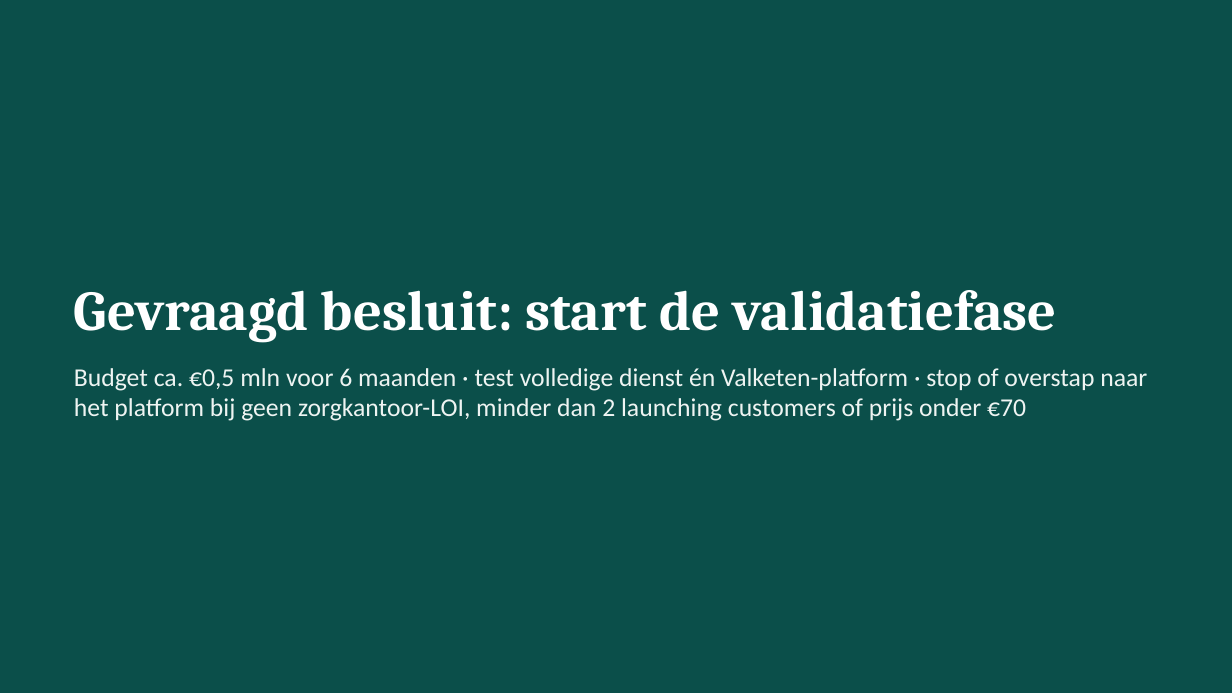
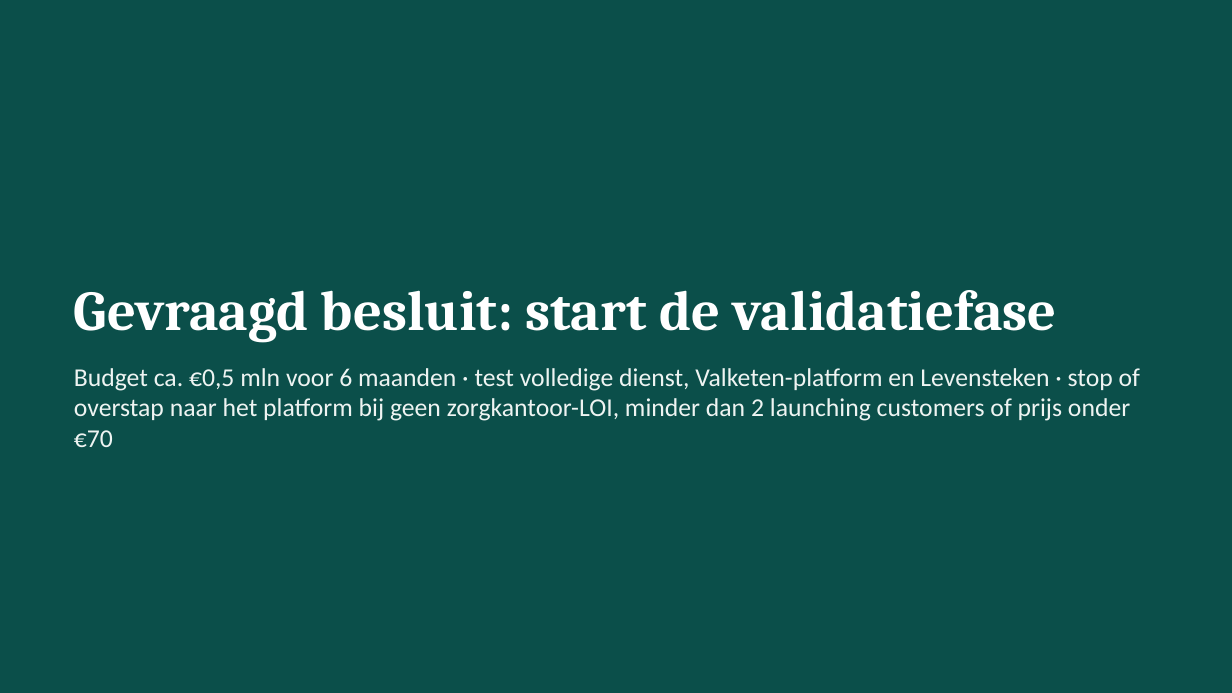
Before and after one commit to robruijn/Four-Seasons-Rome-2026, a slide deck: slide 39 of AgeTech_kansen_Nederland.pptx. Drawn at 1232x693 pixels with LibreOffice and Linux fonts; fonts in the diff are those of the drawing. Boxes give left, top, right and bottom in pixels: in the first picture for what was removed or moved away, otherwise in the second. Text is boxed around its words. In the diff, an @@ line names an element or a change of style, - is before the commit and + after.

```diff
--- a/AgeTech_kansen_Nederland.pptx
+++ b/AgeTech_kansen_Nederland.pptx
@@ text at [74,368,1140,447]: text changed @@
-Budget ca. €0,5 mln voor 6 maanden · test volledige dienst én Valketen-platform · stop of overstap naar het platform bij geen zorgkantoor-LOI, minder dan 2 launching customers of prijs onder €70
+Budget ca. €0,5 mln voor 6 maanden · test volledige dienst, Valketen-platform en Levensteken · stop of overstap naar het platform bij geen zorgkantoor-LOI, minder dan 2 launching customers of prijs onder €70
```
Also in this commit, not shown: 13 other slides changed.
